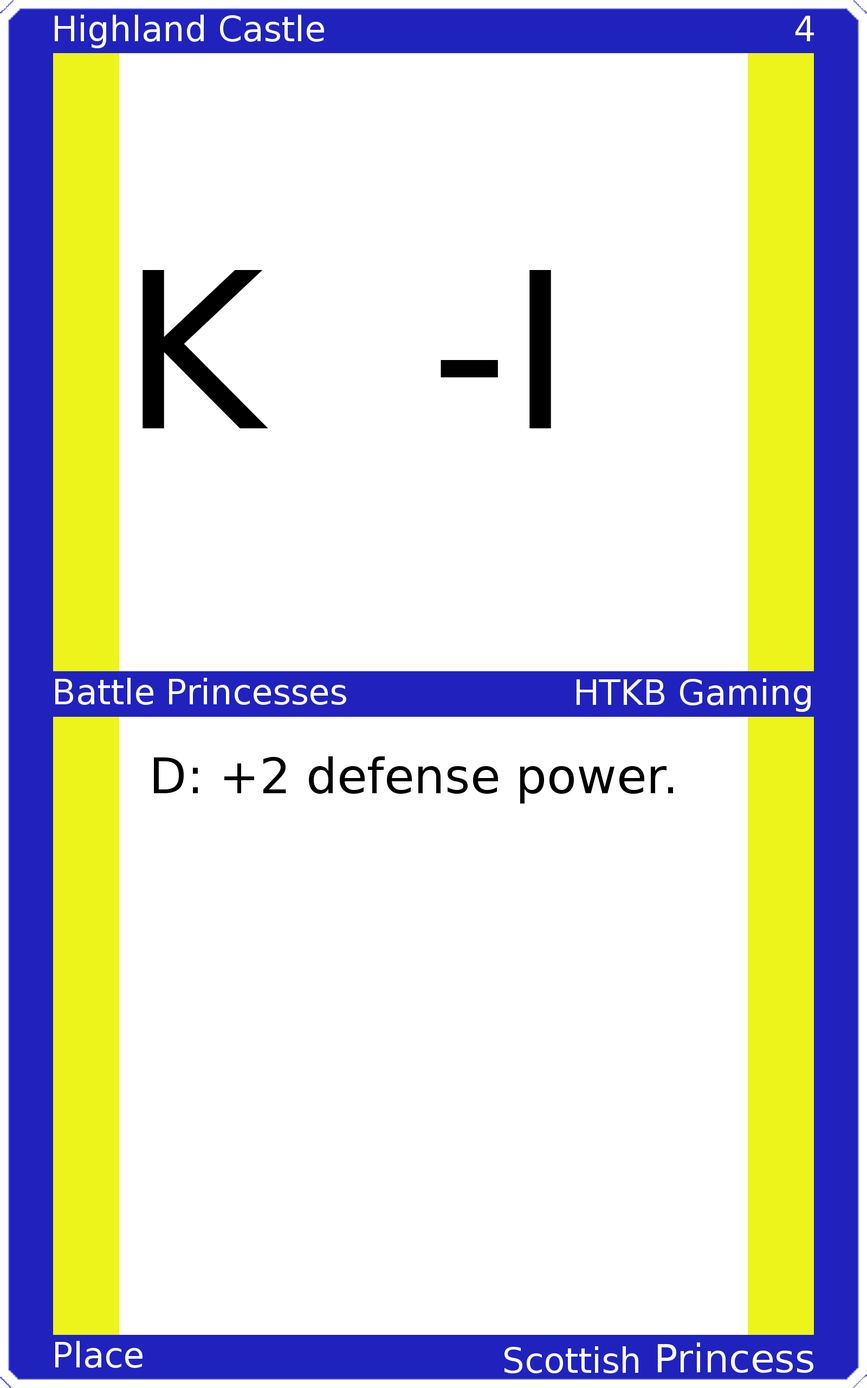
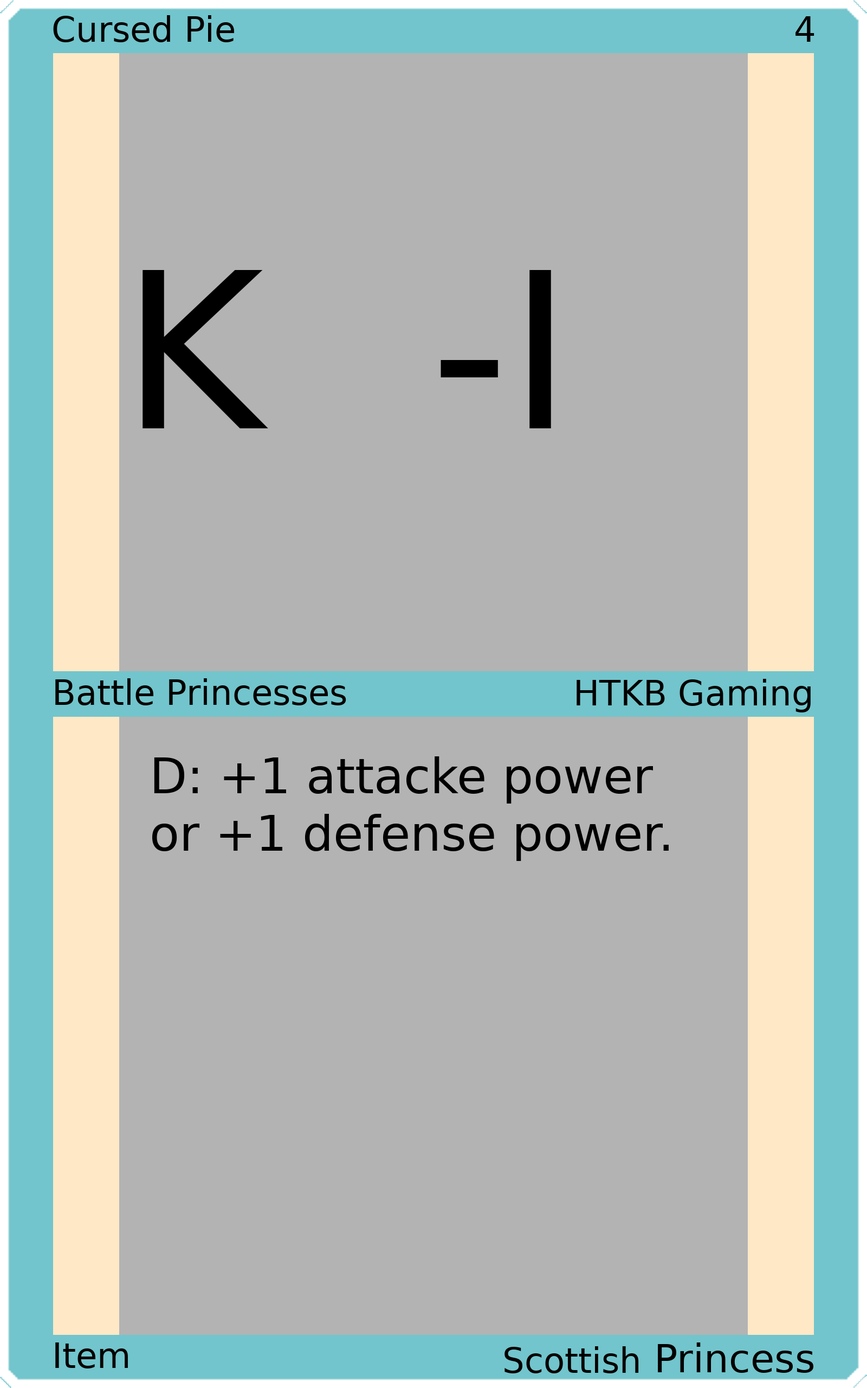
Comparing the layer stacks of the two 867x1388 images. Changes:
painted on "Upper Left" over [53, 14, 325, 49]
painted on "Upper Right" over [795, 15, 815, 42]
painted on "Mid Left" over [55, 677, 347, 706]
painted on "Mid Right" over [576, 678, 811, 713]
painted on "Card Text" over [151, 756, 674, 861]
painted on "Bottom Left" over [55, 1340, 143, 1369]
painted on "Bottom Right" over [504, 1342, 814, 1373]
painted on "Border" over [0, 0, 867, 1388]
painted on "Top Background" over [119, 52, 748, 673]
painted on "Bottom Background" over [119, 715, 748, 1336]
painted on "Background" over [35, 35, 832, 1352]
